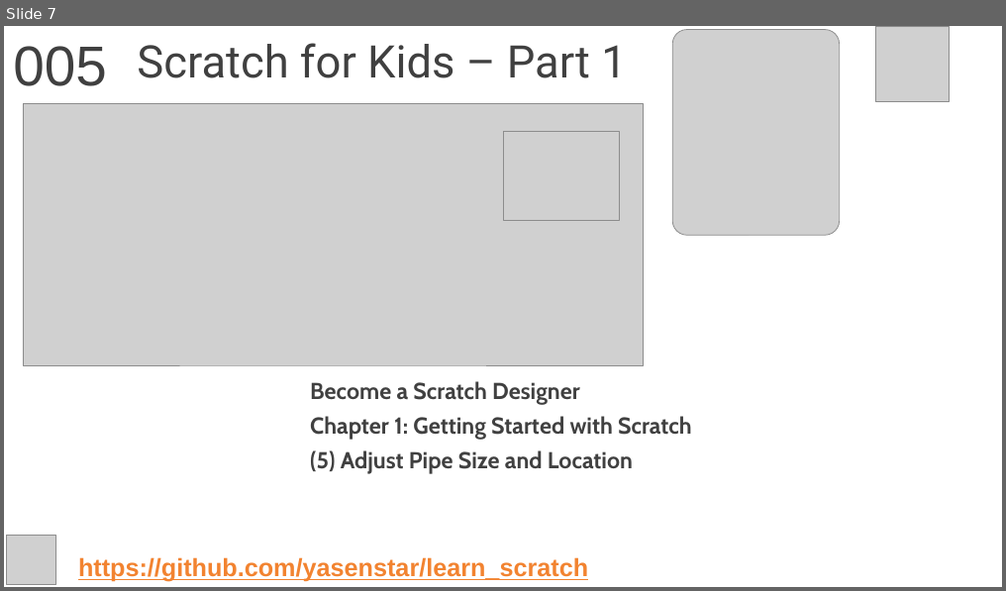
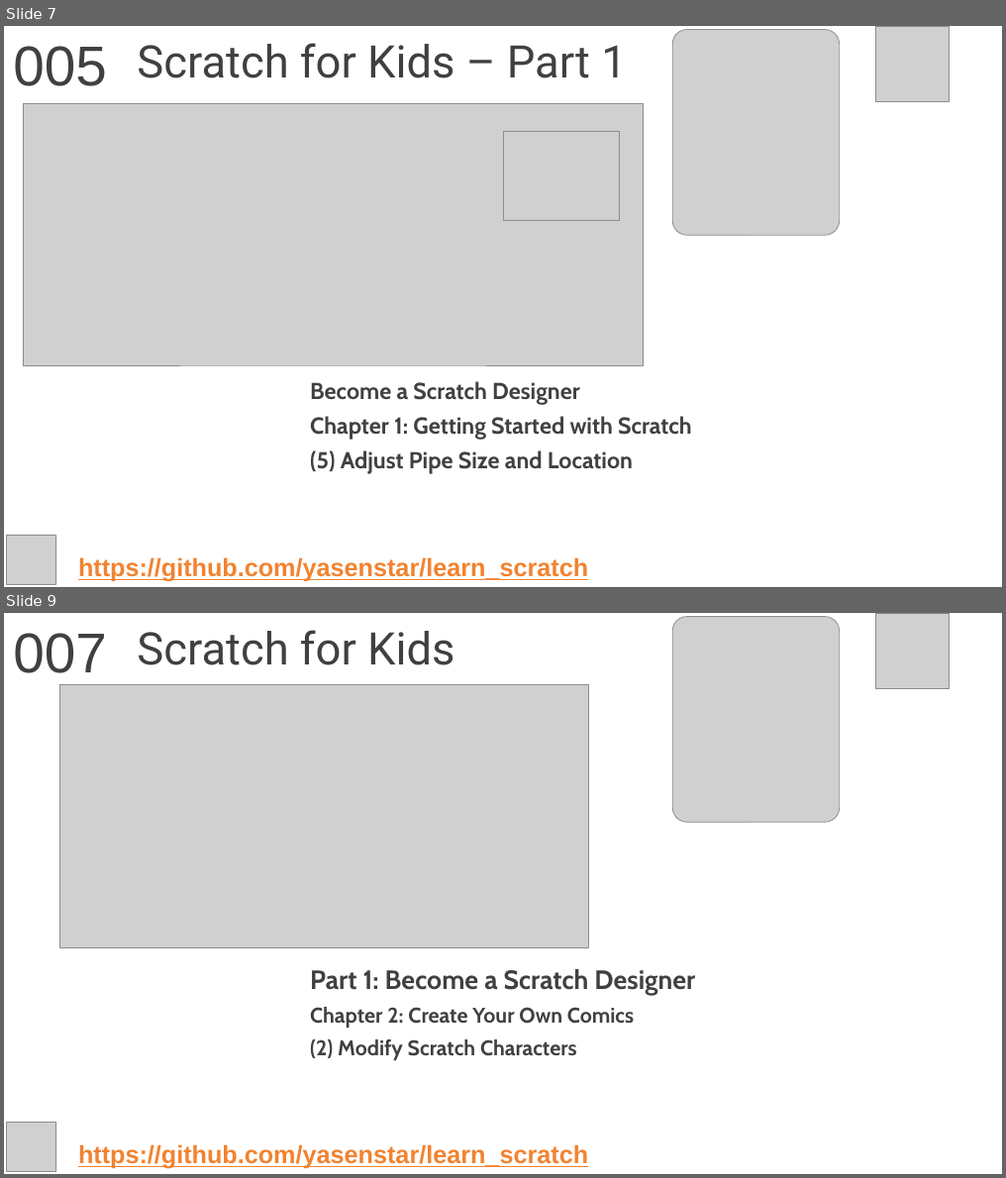
Before and after one commit to yasenstar/learn_scratch, a slide deck: scratch4kids/Scratch4Kids.pptx. Shown one above the other, each under a label of ours: slide 7 before the commit, slides 7 and 9 after it; the slides between them are not shown. The pictures are 1006x591 and 1006x1178 pixels, drawn with LibreOffice and Linux fonts; fonts in the diff are those of the drawing; grey boxes stand for pictures; background and template pictures are left out. Boxes give left, top, right and bottom in pixels: in the first picture for what was removed or moved away, otherwise in the second. Text is boxed around its words. In the diff, an @@ line names an element or a change of style, - is before the commit and + after.

```diff
--- a/scratch4kids/Scratch4Kids.pptx
+++ b/scratch4kids/Scratch4Kids.pptx
@@ slide 9 added at (4,613,1002,1174), background picture (left out) @@
@@ text added at (13,633,107,673), 54 pt, text #404040 @@
+007
@@ title added at (137,630,454,665), 43.2 pt, text #404040 @@
+Scratch for Kids
@@ picture added at (672,617,840,823) @@
@@ picture added at (876,614,949,688) @@
@@ picture added at (60,685,589,948) @@
@@ subtitle added at (310,969,695,1060), 20.4 pt, text #404040, bold @@
+Part 1: Become a Scratch Designer
+Chapter 2: Create Your Own Comics
+(2) Modify Scratch Characters
@@ picture added at (7,1123,56,1172) @@
@@ text added at (78,1145,588,1169), 24 pt, text #F28330, bold, underline @@
+https://github.com/yasenstar/learn_scratch
```
Also in this commit, not shown: 2 other slides added, 5 other files.
